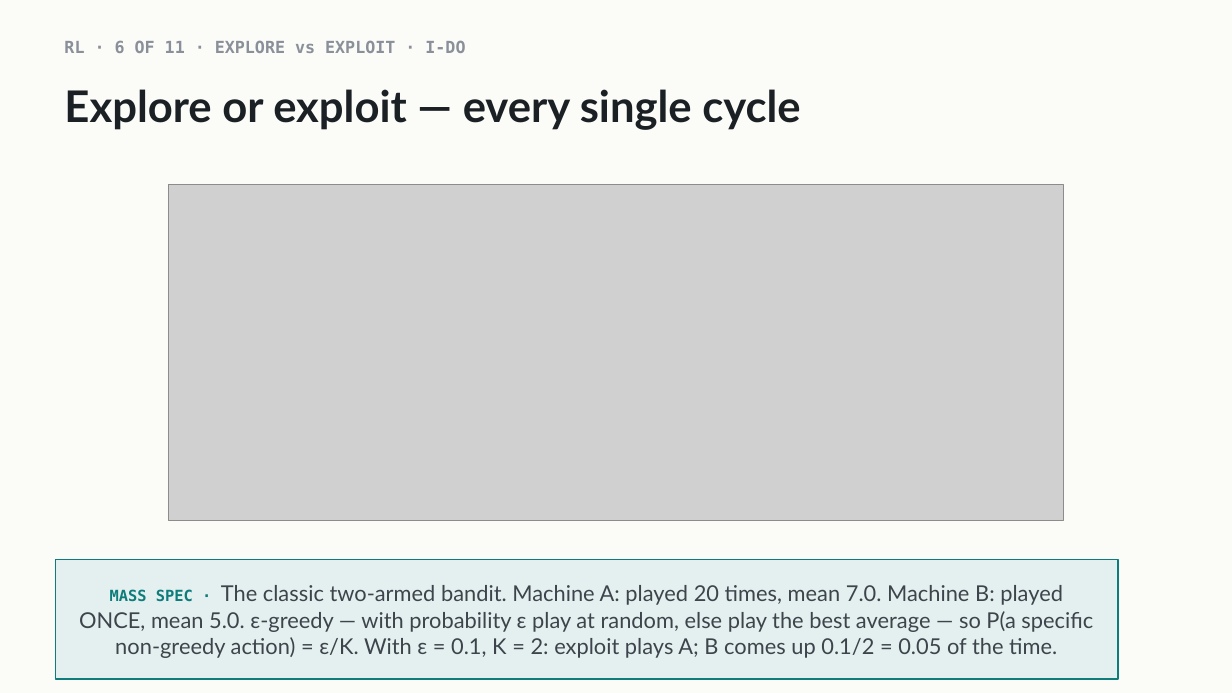
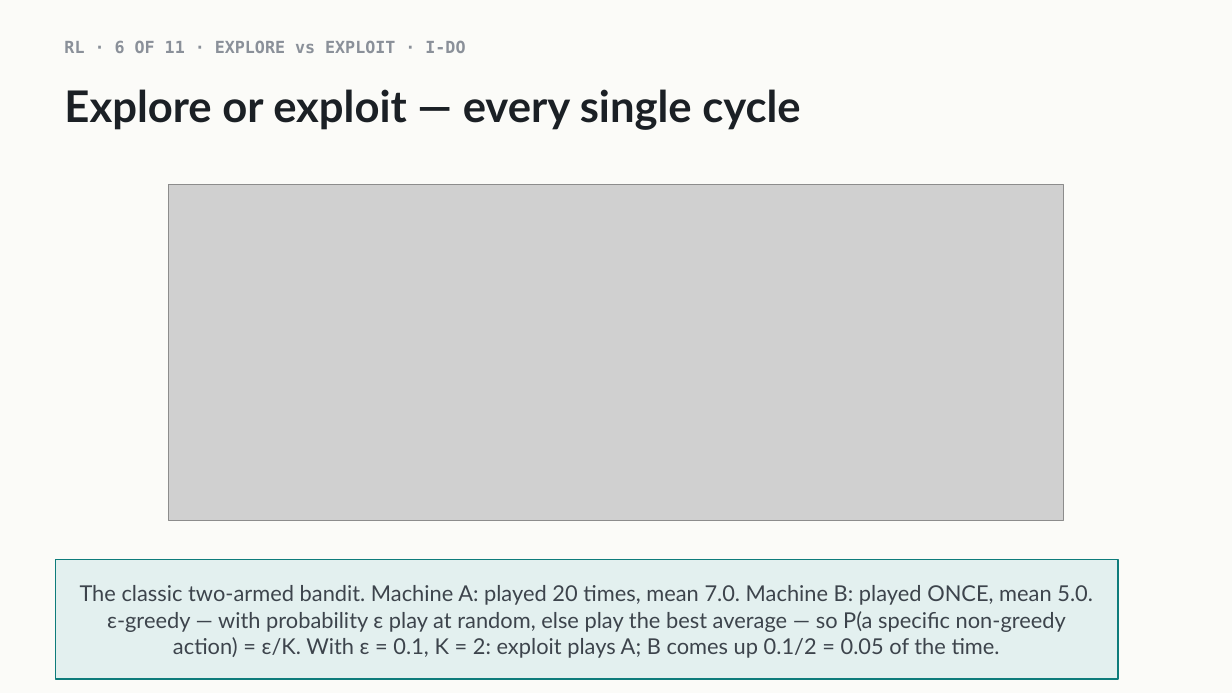
Before and after one commit to indigobio/msacl_dl_course, a slide deck: slide 15 of slides/pptx/lecture13_llms_landscape.pptx. Drawn at 1232x693 pixels with LibreOffice and Linux fonts; fonts in the diff are those of the drawing; grey boxes stand for pictures. Boxes give left, top, right and bottom in pixels: in the first picture for what was removed or moved away, otherwise in the second. Text is boxed around its words. In the diff, an @@ line names an element or a change of style, - is before the commit and + after.

Commit message:
no-mistakes(review): untag classic RL slides, guard empty LLM replies

```diff
--- a/slides/pptx/lecture13_llms_landscape.pptx
+++ b/slides/pptx/lecture13_llms_landscape.pptx
@@ text in rectangle at (80, 585, 1093, 658): text changed @@
-MASS SPEC · The classic two-armed bandit. Machine A: played 20 times, mean 7.0. Machine B: played ONCE, mean 5.0. ε-greedy — with probability ε play at random, else play the best average — so P(a specific non-greedy action) = ε/K. With ε = 0.1, K = 2: exploit plays A; B comes up 0.1/2 = 0.05 of the time.
+The classic two-armed bandit. Machine A: played 20 times, mean 7.0. Machine B: played ONCE, mean 5.0. ε-greedy — with probability ε play at random, else play the best average — so P(a specific non-greedy action) = ε/K. With ε = 0.1, K = 2: exploit plays A; B comes up 0.1/2 = 0.05 of the time.
```
Also in this commit, not shown: 1 other slide changed, 3 other files.
